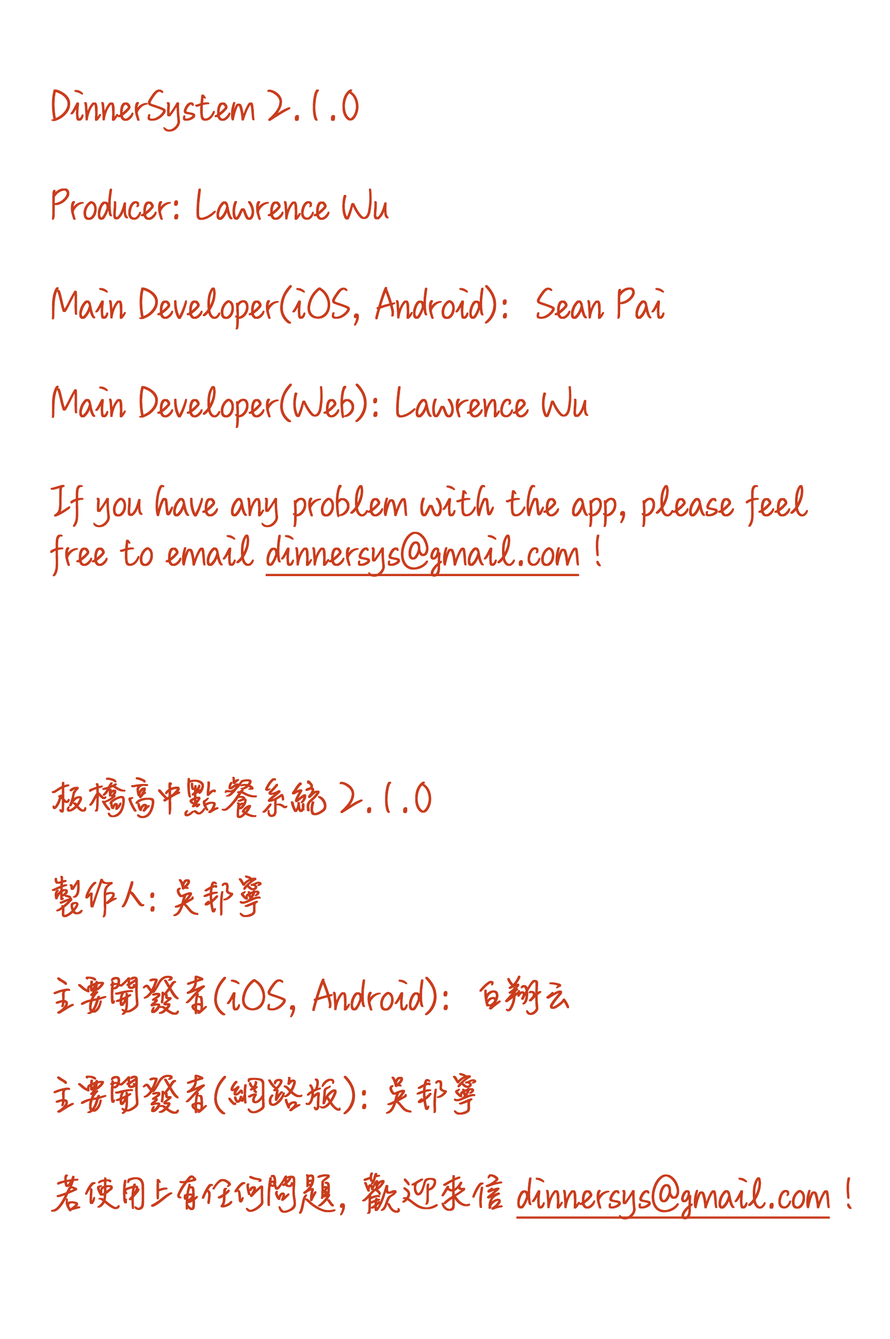
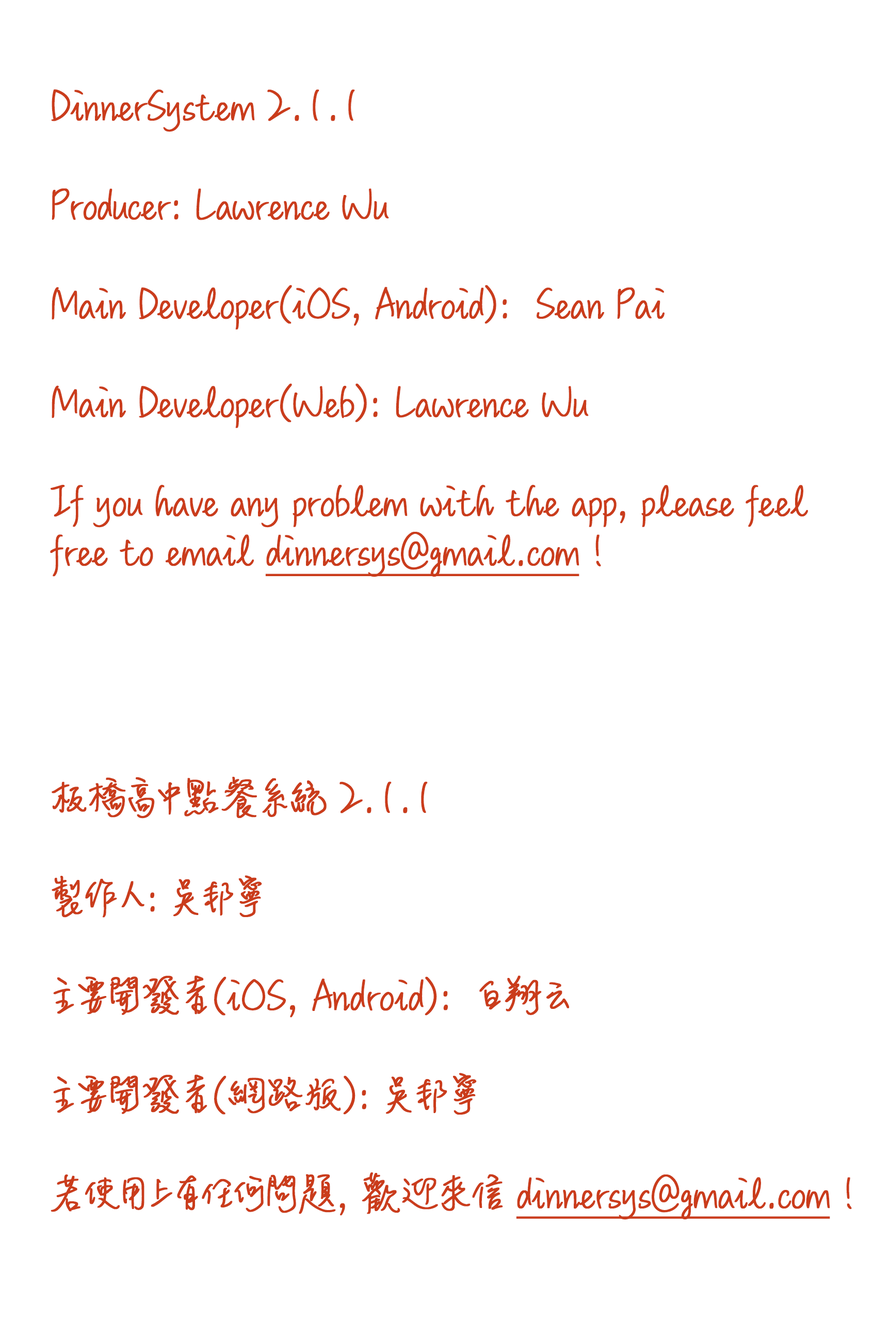
Layer changes from the first 890x1339 image to the second:
renamed "DinnerSystem 2.1.0 Producer: Lawrence Wu Main Developer(iOS," to "DinnerSystem 2.1.1 Producer: Lawrence Wu Main Developer(iOS,", painted on it over <box>341,89,432,813</box>
